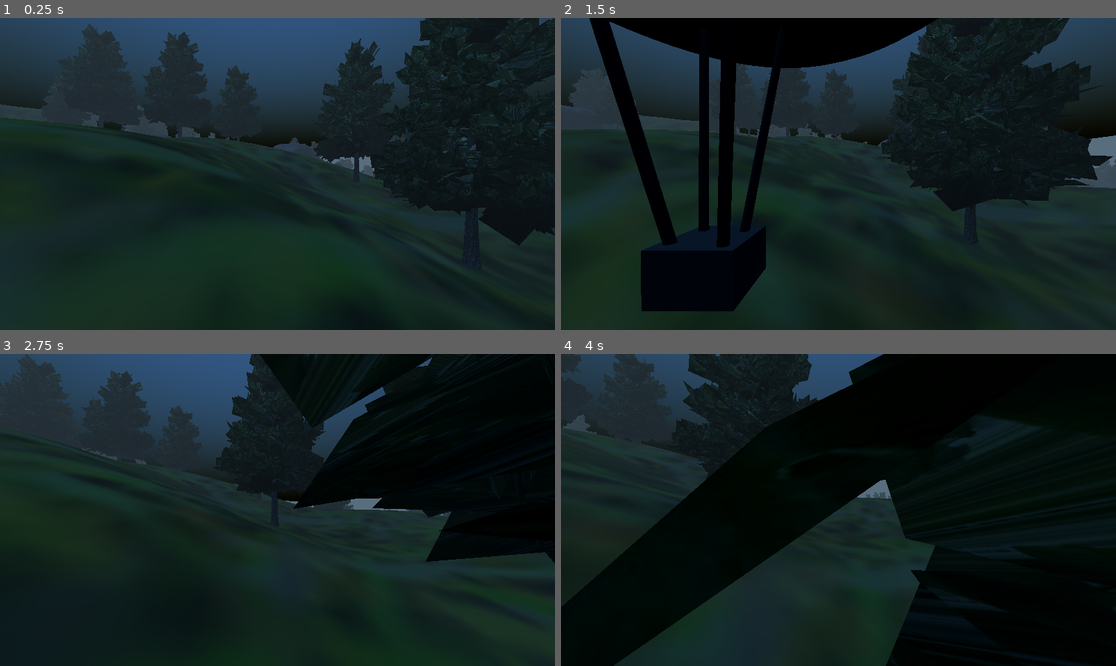
Above: before the commit, frames 1-4 (two rows, left to right).
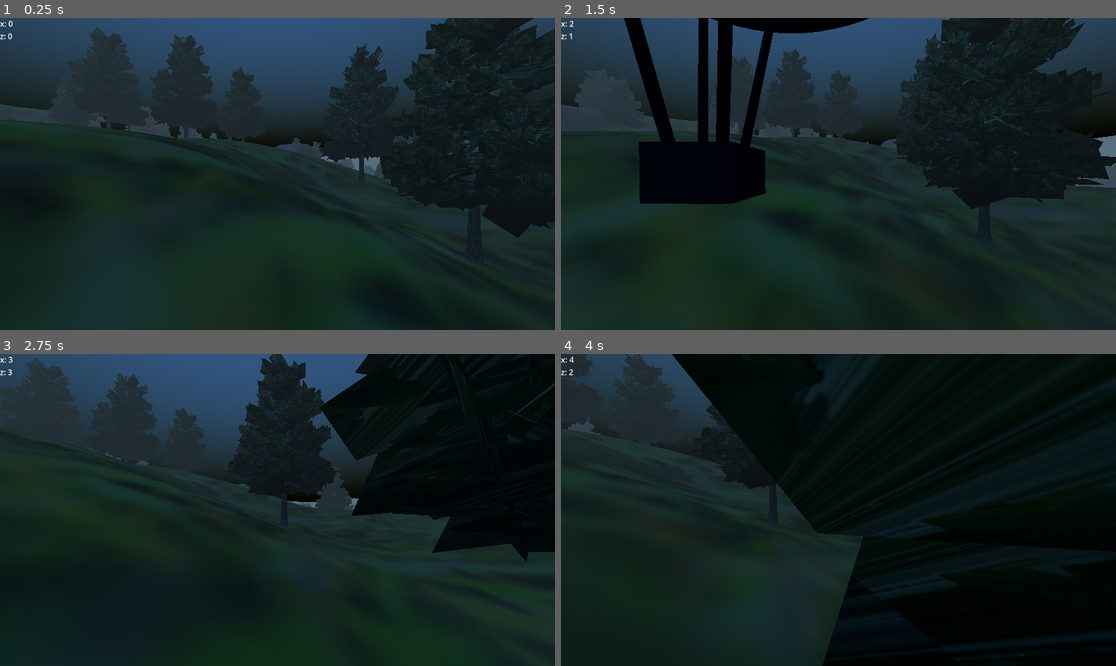
Above: after the commit, the same moments.

Repository: Arzzzen105/AeroVanguard
Game: Godot game, scene res://Scenes/main.tscn
Two runs of this game, one before a commit and one after it. Both use one fixed random seed, a clock stepped at 60 frames per second and the inputs below.
Inputs (mouse positions are in pixels of both pictures, inside the frame that each line leads up to):
- Up to frame 1 (0.25 s): no input
- Up to frame 2 (1.5 s): tap Enter at 0.5 s; move the mouse to (866, 174) at 0.52 s; hold D (walk_right) 0.53-1.28 s; tap Q (zoom_in, bound only after the commit) at 0.6 s; tap Space (jump) at 0.77 s; move the mouse to (810, 174) at 1.27 s; hold S (walk_back) from 1.28 s (still down); tap E (iterract) at 1.35 s
- Up to frame 3 (2.75 s): tap Space (jump) at 1.52 s; tap Q (zoom_in, bound only after the commit) at 1.55, 2.3 s; move the mouse to (288, 503) at 2.02 s; release S (walk_back) at 2.03 s; hold D (walk_right) from 2.03 s (still down); hold Shift (sprint) from 2.03 s (still down)
- Up to frame 4 (4 s): tap Space (jump) at 2.75, 3.02, 3.77 s; move the mouse to (832, 516) at 2.77 s; release Shift (sprint) at 2.78 s; tap W (walk_front) at 2.85 s; tap Q (zoom_in, bound only after the commit) at 3.05, 3.6 s; move the mouse to (877, 513) at 3.52 s; release D (walk_right) at 3.53 s; hold A (walk_left) from 3.53 s (still down)

The runs differ from the first frame. In frame 1, 4.9% of the frame differs, in the area x 0-100%, y 0-100%; in frame 2, 20%, in the area x 0-100%, y 0-94%; in frame 3, 7.0%; in frame 4, 20%.

Commit message:
added npc detection and zoom

Diff:
--- /dev/null
+++ b/Resources/box_theme.tres
@@ -0,0 +1,6 @@
+[gd_resource type="Theme" load_steps=2 format=3 uid="uid://lolmrrdj2nad"]
+
+[ext_resource type="StyleBox" uid="uid://01j1xu2ndte5" path="res://Resources/detection_box.tres" id="1_in8ts"]
+
+[resource]
+Panel/styles/panel = ExtResource("1_in8ts")
--- /dev/null
+++ b/Resources/detection_box.tres
@@ -0,0 +1,9 @@
+[gd_resource type="StyleBoxFlat" format=3 uid="uid://01j1xu2ndte5"]
+
+[resource]
+bg_color = Color(0.6, 0.6, 0.6, 0)
+border_width_left = 2
+border_width_top = 2
+border_width_right = 2
+border_width_bottom = 2
+border_color = Color(0.996945, 6.23293e-06, 1.54018e-06, 1)
--- a/Scenes/main.tscn
+++ b/Scenes/main.tscn
@@ -36,6 +36,8 @@
 script = ExtResource("1_351hh")
 
 [node name="StaticWorld" type="StaticBody3D" parent="."]
+collision_layer = 3
+collision_mask = 0
 
 [node name="MeshGenerator" parent="StaticWorld" instance=ExtResource("2_8l73q")]
 
@@ -64,3 +66,14 @@
 visible = false
 world = NodePath("../..")
 light = NodePath("../../StaticWorld/Light")
+
+[node name="CoordinatesControl" type="Control" parent="MenuLayer"]
+layout_mode = 3
+anchors_preset = 0
+offset_right = 40.0
+offset_bottom = 40.0
+
+[node name="Coordinates" type="Label" parent="MenuLayer/CoordinatesControl"]
+layout_mode = 0
+offset_right = 40.0
+offset_bottom = 23.0
--- a/Scenes/menu.tscn
+++ b/Scenes/menu.tscn
@@ -38,27 +38,15 @@
 [sub_resource type="GradientTexture1D" id="GradientTexture1D_ydqen"]
 gradient = SubResource("Gradient_mydgs")
 
-[sub_resource type="ShaderMaterial" id="ShaderMaterial_r0nw3"]
+[sub_resource type="ShaderMaterial" id="ShaderMaterial_romy4"]
 render_priority = 0
 shader = ExtResource("2_aqiit")
 shader_parameter/NIGHT_VISION_EFFECT = SubResource("GradientTexture1D_ydqen")
 
 [sub_resource type="QuadMesh" id="QuadMesh_rnbom"]
-material = SubResource("ShaderMaterial_r0nw3")
+material = SubResource("ShaderMaterial_romy4")
 flip_faces = true
 size = Vector2(10, 10)
-
-[sub_resource type="Gradient" id="Gradient_0v7gv"]
-offsets = PackedFloat32Array(0.557377)
-colors = PackedColorArray(0.614232, 1, 0.691578, 1)
-
-[sub_resource type="GradientTexture1D" id="GradientTexture1D_7evef"]
-gradient = SubResource("Gradient_0v7gv")
-
-[sub_resource type="ShaderMaterial" id="ShaderMaterial_ue4jf"]
-render_priority = 0
-shader = ExtResource("2_aqiit")
-shader_parameter/NIGHT_VISION_EFFECT = SubResource("GradientTexture1D_7evef")
 
 [node name="Menu" type="Control"]
 layout_mode = 3
@@ -121,15 +109,19 @@
 
 [node name="CameraContainer" type="Node3D" parent="MarginContainer/PanelContainer/MarginContainer/VBoxContainer/HBoxContainer/PanelContainer/SubViewportContainer/SubViewport"]
 
-[node name="Camera3D" type="Camera3D" parent="MarginContainer/PanelContainer/MarginContainer/VBoxContainer/HBoxContainer/PanelContainer/SubViewportContainer/SubViewport/CameraContainer"]
+[node name="CameraRotator" type="Node3D" parent="MarginContainer/PanelContainer/MarginContainer/VBoxContainer/HBoxContainer/PanelContainer/SubViewportContainer/SubViewport/CameraContainer"]
 transform = Transform3D(1, 0, 0, 0, -4.37114e-08, 1, 0, -1, -4.37114e-08, 0, 0, 0)
+
+[node name="Camera3D" type="Camera3D" parent="MarginContainer/PanelContainer/MarginContainer/VBoxContainer/HBoxContainer/PanelContainer/SubViewportContainer/SubViewport/CameraContainer/CameraRotator"]
+transform = Transform3D(-1, -8.74228e-08, 0, 8.74228e-08, -1, 0, 0, 0, 1, 0, 0, 0)
 current = true
+fov = 90.0
 
-[node name="MeshInstance3D" type="MeshInstance3D" parent="MarginContainer/PanelContainer/MarginContainer/VBoxContainer/HBoxContainer/PanelContainer/SubViewportContainer/SubViewport/CameraContainer"]
-transform = Transform3D(1, 0, 0, 0, -4.37114e-08, -1, 0, 1, -4.37114e-08, 0, -0.0864259, 0)
+[node name="MeshInstance3D" type="MeshInstance3D" parent="MarginContainer/PanelContainer/MarginContainer/VBoxContainer/HBoxContainer/PanelContainer/SubViewportContainer/SubViewport/CameraContainer/CameraRotator/Camera3D"]
+transform = Transform3D(1, 0, 8.47033e-22, 0, -1, 8.74228e-08, 0, -8.74228e-08, -1, -0.0059545, 0.00430262, -0.0864259)
 visible = false
 mesh = SubResource("QuadMesh_rnbom")
-skeleton = NodePath("../..")
+skeleton = NodePath("../../../..")
 
 [node name="InfoLayer" type="CanvasLayer" parent="MarginContainer/PanelContainer/MarginContainer/VBoxContainer/HBoxContainer/PanelContainer/SubViewportContainer/SubViewport"]
 
@@ -160,15 +152,10 @@
 layout_mode = 2
 text = "x: y: z:"
 
-[node name="ColorRect" type="ColorRect" parent="MarginContainer/PanelContainer/MarginContainer/VBoxContainer/HBoxContainer/PanelContainer/SubViewportContainer/SubViewport/InfoLayer"]
-visible = false
-material = SubResource("ShaderMaterial_ue4jf")
-anchors_preset = 15
-anchor_right = 1.0
-anchor_bottom = 1.0
-grow_horizontal = 2
-grow_vertical = 2
-mouse_filter = 2
+[node name="Panel" type="Panel" parent="MarginContainer/PanelContainer/MarginContainer/VBoxContainer/HBoxContainer/PanelContainer/SubViewportContainer/SubViewport/InfoLayer/Control"]
+layout_mode = 0
+offset_right = 40.0
+offset_bottom = 40.0
 
 [node name="MarginContainer" type="MarginContainer" parent="MarginContainer/PanelContainer/MarginContainer/VBoxContainer/HBoxContainer"]
 custom_minimum_size = Vector2(150, 0)
--- a/Scenes/mesh_generator.tscn
+++ b/Scenes/mesh_generator.tscn
@@ -21,9 +21,16 @@
 scale_min = 0.8
 scale_max = 1.2
 
+[sub_resource type="Resource" id="Resource_cx04r"]
+script = ExtResource("2_io16r")
+scene_path = "res://Scenes/npc.tscn"
+count = 10
+scale_min = 1.0
+scale_max = 1.0
+
 [node name="MeshGenerator" type="Node"]
 script = ExtResource("1_kijfg")
 size_depth = 300
 size_width = 300
 noise = SubResource("FastNoiseLite_ftsjg")
-spawnable_objects = Array[Resource]([SubResource("Resource_w0wh5"), SubResource("Resource_mflut")])
+spawnable_objects = Array[Resource]([SubResource("Resource_w0wh5"), SubResource("Resource_mflut"), SubResource("Resource_cx04r")])
--- /dev/null
+++ b/Scenes/npc.tscn
@@ -0,0 +1,38 @@
+[gd_scene load_steps=5 format=3 uid="uid://y5isv2oowwor"]
+
+[ext_resource type="Script" path="res://Scriptes/npc.gd" id="1_jboul"]
+
+[sub_resource type="StandardMaterial3D" id="StandardMaterial3D_8rrxy"]
+albedo_color = Color(1.54018e-06, 5.77569e-07, 0.608094, 1)
+
+[sub_resource type="CapsuleMesh" id="CapsuleMesh_ccq4p"]
+material = SubResource("StandardMaterial3D_8rrxy")
+radius = 0.4
+height = 1.8
+
+[sub_resource type="CapsuleShape3D" id="CapsuleShape3D_pkrm7"]
+radius = 0.4
+height = 1.8
+
+[node name="NPC" type="CharacterBody3D" groups=["npcs"]]
+transform = Transform3D(1, 0, 0, 0, 1, 0, 0, 0, 1, 0.0138445, -1.19209e-07, -0.0122046)
+script = ExtResource("1_jboul")
+
+[node name="Mesh" type="MeshInstance3D" parent="."]
+transform = Transform3D(1, 0, 0, 0, 1, 0, 0, 0, 1, 0, 0.910926, 0)
+mesh = SubResource("CapsuleMesh_ccq4p")
+
+[node name="Hitbox" type="CollisionShape3D" parent="."]
+transform = Transform3D(1, 0, 0, 0, 1, 0, 0, 0, 1, 0, 0.910926, 0)
+shape = SubResource("CapsuleShape3D_pkrm7")
+
+[node name="WalkTimer" type="Timer" parent="."]
+wait_time = 3.0
+one_shot = true
+
+[node name="SleepTimer" type="Timer" parent="."]
+wait_time = 5.0
+one_shot = true
+
+[connection signal="timeout" from="WalkTimer" to="." method="_on_walk_timer_timeout"]
+[connection signal="timeout" from="SleepTimer" to="." method="_on_sleep_timer_timeout"]
--- a/Scenes/rock.tscn
+++ b/Scenes/rock.tscn
@@ -6,6 +6,9 @@
 
 [sub_resource type="ConvexPolygonShape3D" id="ConvexPolygonShape3D_t8r4g"]
 points = PackedVector3Array(-4.09411, 7.03623, 0.569854, -2.39584, 7.39367, 0.867833, -2.3981, 7.27446, 0.868067, -3.40 …(814 unchanged characters)…
+
+[sub_resource type="BoxShape3D" id="BoxShape3D_ns5sy"]
+size = Vector3(1.51617, 1.26197, 1.3922)
 
 [node name="Rock" type="StaticBody3D"]
 transform = Transform3D(5, 0, 0, 0, 5, 0, 0, 0, 5, -18.7603, -4.76837e-07, -11.8824)
@@ -20,3 +23,11 @@
 [node name="CollisionShape3D" type="CollisionShape3D" parent="."]
 transform = Transform3D(1, 0, 0, 0, 1, 0, 0, 0, 1, 3.28572, -7.19306, -1.02562)
 shape = SubResource("ConvexPolygonShape3D_t8r4g")
+
+[node name="CameraObstacle" type="StaticBody3D" parent="."]
+collision_layer = 2
+collision_mask = 0
+
+[node name="CollisionShape3D" type="CollisionShape3D" parent="CameraObstacle"]
+transform = Transform3D(1, 0, 0, 0, 1, 0, 0, 0, 1, 0.00414467, 0.127478, -0.0808907)
+shape = SubResource("BoxShape3D_ns5sy")
--- a/Scenes/tree.tscn
+++ b/Scenes/tree.tscn
@@ -6,6 +6,10 @@
 [sub_resource type="CylinderShape3D" id="CylinderShape3D_6677t"]
 height = 4.0
 radius = 0.2
+
+[sub_resource type="CapsuleShape3D" id="CapsuleShape3D_uowrg"]
+radius = 1.72277
+height = 9.88062
 
 [node name="Tree" type="StaticBody3D"]
 script = ExtResource("1_e3nrn")
@@ -17,3 +21,11 @@
 [node name="CollisionShape" type="CollisionShape3D" parent="."]
 transform = Transform3D(1, 0, 0, 0, 1, 0, 0, 0, 1, 0, 2, 0)
 shape = SubResource("CylinderShape3D_6677t")
+
+[node name="CameraObstacle" type="StaticBody3D" parent="."]
+collision_layer = 2
+collision_mask = 0
+
+[node name="CollisionShape3D" type="CollisionShape3D" parent="CameraObstacle"]
+transform = Transform3D(1, 0, 0, 0, 1, 0, 0, 0, 1, -0.0983582, 4.46685, 0.0779495)
+shape = SubResource("CapsuleShape3D_uowrg")
--- a/Scriptes/aerostat.gd
+++ b/Scriptes/aerostat.gd
@@ -7,4 +7,4 @@
 func _ready() -> void:
 	y_tween = get_tree().create_tween()
 	y_tween.set_ease(Tween.EASE_IN_OUT)
-	y_tween.tween_property(self, "global_position:y", 70, 15)
+	y_tween.tween_property(self, "global_position:y", 60, 10)
--- a/Scriptes/character.gd
+++ b/Scriptes/character.gd
@@ -74,6 +74,9 @@
 		camera_input = event.relative
 
 func _input(event: InputEvent) -> void:
+	if not active:
+		return
+
 	if Input.is_action_just_pressed("iterract"):
 		put_aerostat()
 
--- a/Scriptes/main.gd
+++ b/Scriptes/main.gd
@@ -2,11 +2,15 @@
 
 @onready var menu : Menu = $MenuLayer/Menu
 @onready var character: Player = $Character
+@onready var coordinates: Label = $MenuLayer/CoordinatesControl/Coordinates
 
 var menu_opened : bool = false
 
 func _ready() -> void:
 	Input.set_mouse_mode(Input.MOUSE_MODE_CAPTURED)
+
+func _physics_process(delta: float) -> void:
+	coordinates.text = "x: " + str(int(character.global_position.x)) + "\nz: " + str(int(character.global_position.z))
 
 func _input(event: InputEvent) -> void:
 	if Input.is_action_just_pressed("open_menu"):
--- /dev/null
+++ b/Scriptes/npc.gd
@@ -0,0 +1,38 @@
+class_name NPC extends CharacterBody3D
+
+@onready var walk_timer: Timer = $WalkTimer
+@onready var sleep_timer: Timer = $SleepTimer
+@onready var mesh: MeshInstance3D = $Mesh
+
+
+@export var speed : int = 120
+@export var temperature : float = 1.0
+
+var direction : Vector2
+var gravity_modifier : float = 1.5
+
+@onready var gravity = ProjectSettings.get_setting("physics/3d/default_gravity") * gravity_modifier
+
+func _ready():
+	direction = Vector2.ZERO
+	sleep_timer.start()
+
+func _physics_process(delta: float) -> void:
+
+	if not is_on_floor():
+		velocity.y -= gravity * delta
+
+	velocity.x = direction.x * speed * delta
+	velocity.z = direction.y * speed * delta
+	move_and_slide()
+	if global_position.y < -100:
+		queue_free()
+
+func _on_sleep_timer_timeout() -> void:
+	direction = Vector2(randi_range(-100, 100), randi_range(-100, 100))
+	direction = direction.normalized()
+	walk_timer.start()
+
+func _on_walk_timer_timeout() -> void:
+	direction = Vector2.ZERO
+	sleep_timer.start()
--- a/Scriptes/tree.gd
+++ b/Scriptes/tree.gd
@@ -1,4 +1,6 @@
 class_name DecTree extends StaticBody3D
+
+@export_range(0, 1, 0.1) var temperature : float = 0.5
 
 func _ready() -> void:
 	rotation.y = randf_range(0, 2*PI)
--- a/menu.gd
+++ b/menu.gd
@@ -2,24 +2,38 @@
 
 @export var world : Node3D
 @export var light : DirectionalLight3D
-@export var rotation_degrees_speed : float = 1
+@export var rotation_speed : float = 1
+@export var zoom_speed : int = 30
 
 @onready var subviewport_container = $MarginContainer/PanelContainer/MarginContainer/VBoxContainer/HBoxContainer/PanelContainer/SubViewportContainer
 @onready var viewport = $MarginContainer/PanelContainer/MarginContainer/VBoxContainer/HBoxContainer/PanelContainer/SubViewportContainer/SubViewport
 @onready var aerostats_container = $MarginContainer/PanelContainer/MarginContainer/VBoxContainer/HBoxContainer/MarginContainer/VBoxContainer/ScrollContainer/AerostatsContainer
 @onready var camera_container: Node3D = $MarginContainer/PanelContainer/MarginContainer/VBoxContainer/HBoxContainer/PanelContainer/SubViewportContainer/SubViewport/CameraContainer
-@onready var camera: Camera3D = $MarginContainer/PanelContainer/MarginContainer/VBoxContainer/HBoxContainer/PanelContainer/SubViewportContainer/SubViewport/CameraContainer/Camera3D
+@onready var camera: Camera3D = $MarginContainer/PanelContainer/MarginContainer/VBoxContainer/HBoxContainer/PanelContainer/SubViewportContainer/SubViewport/CameraContainer/CameraRotator/Camera3D
+@onready var camera_rotator: Node3D = $MarginContainer/PanelContainer/MarginContainer/VBoxContainer/HBoxContainer/PanelContainer/SubViewportContainer/SubViewport/CameraContainer/CameraRotator
 @onready var coordinates_label: Label = $MarginContainer/PanelContainer/MarginContainer/VBoxContainer/HBoxContainer/PanelContainer/SubViewportContainer/SubViewport/InfoLayer/Control/VBoxContainer/Coordinates
-@onready var night_vision_effect = $MarginContainer/PanelContainer/MarginContainer/VBoxContainer/HBoxContainer/PanelContainer/SubViewportContainer/SubViewport/CameraContainer/MeshInstance3D
+@onready var night_vision_effect = $MarginContainer/PanelContainer/MarginContainer/VBoxContainer/HBoxContainer/PanelContainer/SubViewportContainer/SubViewport/CameraContainer/CameraRotator/Camera3D/MeshInstance3D
 @onready var night_vision_button: CheckButton = $MarginContainer/PanelContainer/MarginContainer/VBoxContainer/HBoxContainer/PanelContainer/SubViewportContainer/SubViewport/InfoLayer/Control/VBoxContainer/NightVisionButton
+@onready var viewport_control: Control = $MarginContainer/PanelContainer/MarginContainer/VBoxContainer/HBoxContainer/PanelContainer/SubViewportContainer/SubViewport/InfoLayer/Control
+
 
 const AEROSTAT_BUTTON_SCENE : PackedScene = preload("res://Scenes/aerostat_button.tscn")
+const BOX_THEME : Theme = preload("res://Resources/box_theme.tres")
 var aerostats : Array[Aerostat] = []
 var current : int = -1
 var active : bool = false
 var night_vision_enabled : bool = false
+var detected_npcs : Array[NPC] = []
+var space3d : PhysicsDirectSpaceState3D
 
 func _physics_process(delta: float) -> void:
+
+	for c in viewport_control.get_children():
+		if c is Label or c is Panel:
+			c.queue_free()
+
+	detected_npcs.clear()
+
 	if not active:
 		return
 
@@ -27,19 +41,69 @@
 
 	var rotation_input : Vector2 = Input.get_vector("walk_left", "walk_right", "walk_front", "walk_back")
 
+	var zoom_input : int = Input.get_axis("zoom_out", "zoom_in")
+
+	if zoom_input:
+		#camera.position.z = clamp(camera.position.z - zoom_input * zoom_speed * delta, -1000, 0)
+		camera.fov = clamp(camera.fov + zoom_speed * zoom_input * delta, 10, 90)
+
 	if rotation_input.length():
-		camera.rotate_x(-rotation_input.y * rotation_degrees_speed * delta)
-		camera_container.rotate_y(-rotation_input.x * rotation_degrees_speed * delta)
+		camera_rotator.rotate_x(-rotation_input.y * rotation_speed * delta)
+		camera_container.rotate_y(-rotation_input.x * rotation_speed * delta)
 
 	change_info()
 
+	var frustum_planes : Array[Plane] = camera.get_frustum()
+	var near : Plane = frustum_planes[0]
+	var far : Plane = frustum_planes[1]
+	var left : Plane = frustum_planes[2]
+	var top : Plane = frustum_planes[3]
+	var right : Plane = frustum_planes[4]
+	var bottom : Plane = frustum_planes[5]
+	for npc : NPC in get_tree().get_nodes_in_group("npcs"):
+
+		var npc_pos = npc.global_position
+
+		if near.is_point_over(npc_pos) != far.is_point_over(npc_pos) or left.is_point_over(npc_pos) != right.is_point_over(npc_pos) or top.is_point_over(npc_pos) != bottom.is_point_over(npc_pos):
+			continue;
+
+		var ray_data = PhysicsRayQueryParameters3D.create(camera_rotator.global_position, npc_pos, 2, [self])
+		var intersection = space3d.intersect_ray(ray_data)
+
+		if intersection:
+			continue
+
+		var screen_pos : Vector2 = camera.unproject_position(npc_pos)
+		var box : Panel = Panel.new()
+		box.theme = BOX_THEME
+		viewport_control.add_child(box)
+		box.size = Vector2(20, 40)
+		box.position = screen_pos - box.size / 2 + Vector2(0, -10)
+
+
+		var npc_label = Label.new()
+		viewport_control.add_child(npc_label)
+		npc_label.text = "x: " + str(int(npc_pos.x)) + "\nz: " + str(int(npc_pos.z))
+		npc_label.position = screen_pos + Vector2(-30, -80)
+
+
 func _ready():
+	space3d = world.get_world_3d().direct_space_state
+	camera.position.z = 0
+	camera.rotation_degrees.z = 180
+	camera_container.rotation.y = 0
+	camera_rotator.rotation_degrees.x = -90
+	camera.rotation = Vector3(0, 0, 0)
 	viewport.world_3d = world.get_world_3d()
 	night_vision_effect.hide()
 	night_vision_enabled = false
 
 func start():
-	camera.rotation = Vector3(-PI/2, 0, 0)
+	camera.position.z = 0
+	camera.rotation_degrees.z = 180
+	camera_container.rotation.y = 0
+	camera_rotator.rotation_degrees.x = -90
+	camera.rotation = Vector3(0, 0, 0)
 	current = 0
 	night_vision_effect.hide()
 	night_vision_enabled = false
@@ -54,7 +118,11 @@
 	aerostats_container.add_child(new_button)
 
 func change_current(num : int):
-	camera.rotation = Vector3(-PI/2, 0, 0)
+	camera.position.z = 0
+	camera.rotation_degrees.z = 180
+	camera_container.rotation.y = 0
+	camera_rotator.rotation_degrees.x = -90
+	camera.rotation = Vector3(0, 0, 0)
 	current = num
 	camera_container.global_position = aerostats[current].camera_position.global_position
 	camera_container.global_rotation.y = aerostats[current].camera_position.global_rotation.y
--- a/project.godot
+++ b/project.godot
@@ -25,6 +25,11 @@
 
 [input]
 
+ui_select={
+"deadzone": 0.5,
+"events": [Object(InputEventJoypadButton,"resource_local_to_scene":false,"resource_name":"","device":0,"button_index":3,"pressure":0.0,"pressed":false,"script":null)
+]
+}
 walk_front={
 "deadzone": 0.5,
 "events": [Object(InputEventKey,"resource_local_to_scene":false,"resource_name":"","device":-1,"window_id":0,"alt_press …(192 unchanged characters)…
@@ -74,6 +79,16 @@
 "events": [Object(InputEventKey,"resource_local_to_scene":false,"resource_name":"","device":-1,"window_id":0,"alt_press …(195 unchanged characters)…
 ]
 }
+zoom_in={
+"deadzone": 0.5,
+"events": [Object(InputEventKey,"resource_local_to_scene":false,"resource_name":"","device":-1,"window_id":0,"alt_pressed":false,"shift_pressed":false,"ctrl_pressed":false,"meta_pressed":false,"pressed":false,"keycode":0,"physical_keycode":81,"key_label":0,"unicode":113,"location":0,"echo":false,"script":null)
+]
+}
+zoom_out={
+"deadzone": 0.5,
+"events": [Object(InputEventKey,"resource_local_to_scene":false,"resource_name":"","device":-1,"window_id":0,"alt_pressed":false,"shift_pressed":false,"ctrl_pressed":false,"meta_pressed":false,"pressed":false,"keycode":0,"physical_keycode":69,"key_label":0,"unicode":101,"location":0,"echo":false,"script":null)
+]
+}
 
 [rendering]
 
Not shown: 1 places in Scenes/menu.tscn that only renumber resources
Not shown: 1 places in Scenes/mesh_generator.tscn that only renumber resources
Not shown: 1 places in Scenes/rock.tscn that only renumber resources
Not shown: 1 places in Scenes/tree.tscn that only renumber resources
